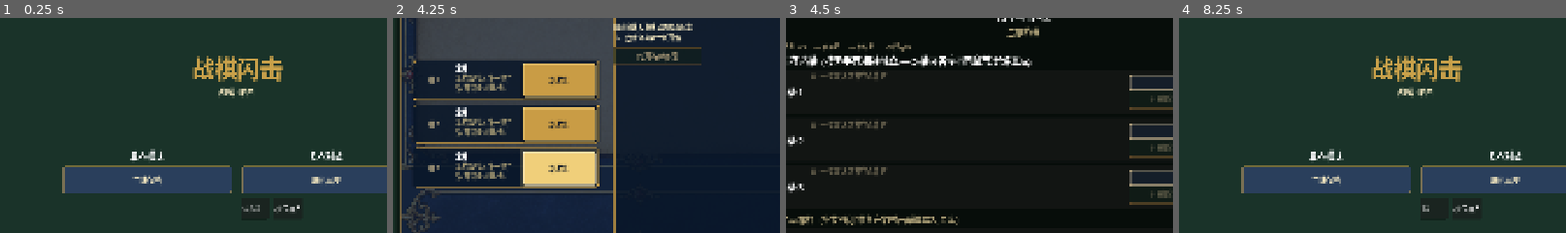
Above: before the commit, frames 1-4 (left to right).
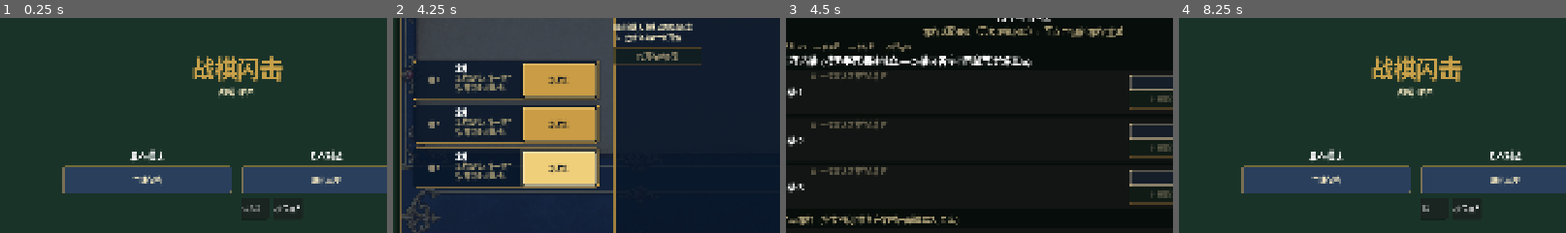
Above: after the commit, the same moments.

Repository: iris0heartmade/battleblitz
Game: Godot game, scene res://scenes/main.tscn
Same seed, same stepped clock (60 frames per second), same inputs: the game is played once before the commit and once after it.
Inputs (mouse positions are % of the whole screen's width and height, from its top left):
- Up to frame 1 (0.25 s): no input
- Up to frame 2 (4.25 s): click (52, 60) at 0.52 s; type "12" at 0.6 s; click "主线存档" at 1.25 s; click "新游戏" at 2 s; click "新游戏" at 2.75 s; click "新游戏" at 3.5 s
- Up to frame 3 (4.5 s): click "打开存档管理" at 4.25 s
- Up to frame 4 (8.25 s): click "💾 新建" at 5 s; click "💾 新建" at 5.75 s; click "💾 新建" at 6.5 s; click "刷新存档" at 7.25 s; click "返回上级" at 8 s
The pictures show only the part of the screen within x 19-69%, y 16-65%; the shares and areas given below are measured in that part.

Frames 1-2 are identical in both runs. In frame 3, 1.3% of the frame differs, in the area x 35-87%, y 3-10%; in frame 4, nothing differs.

Commit message:
fix(godot-saves): expose backend load failures instead of indefinite loading

Diff:
--- a/godot-client/scripts/ui/saves_controller.gd
+++ b/godot-client/scripts/ui/saves_controller.gd
@@ -182,7 +182,16 @@
 	NetworkClient.list_saves(_main._user_name, Callable(self, "_on_saves_response"))
 
 
-func _on_saves_response(body: Variant, _code: int = 0) -> void:
+func _on_saves_response(body: Variant, code: int = 0) -> void:
+	if code < 200 or code >= 300:
+		# A stalled or stopped backend used to leave this screen labelled
+		# "加载存档..." forever. Keep the empty-slot controls visible, but make
+		# the transport failure actionable instead of implying data is loading.
+		if save_status != null and is_instance_valid(save_status):
+			var detail := "无法连接后端" if code == 0 else "HTTP %d" % code
+			save_status.text = "存档读取失败（%s），可点击“刷新存档”重试" % detail
+		_update_status_row(0)
+		return
 	var parsed := _save_records_from_response(body)
 	_manual_slot_records = [{}, {}, {}]
 	_auto_record = {}
